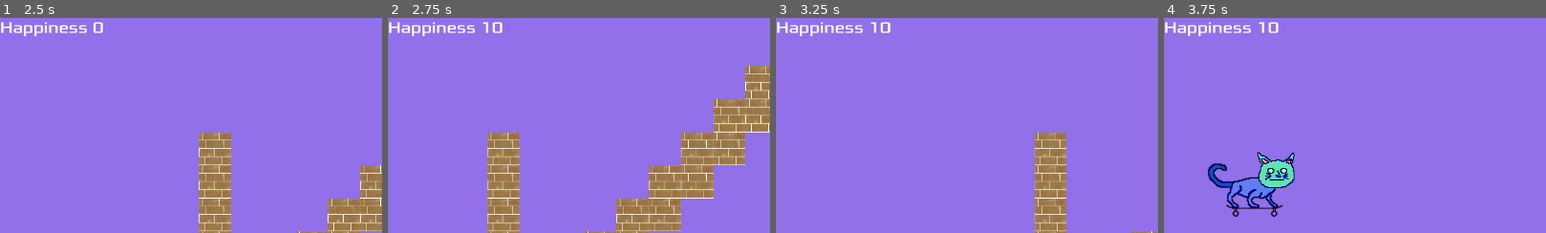
Above: before the commit, frames 1-4 (left to right).
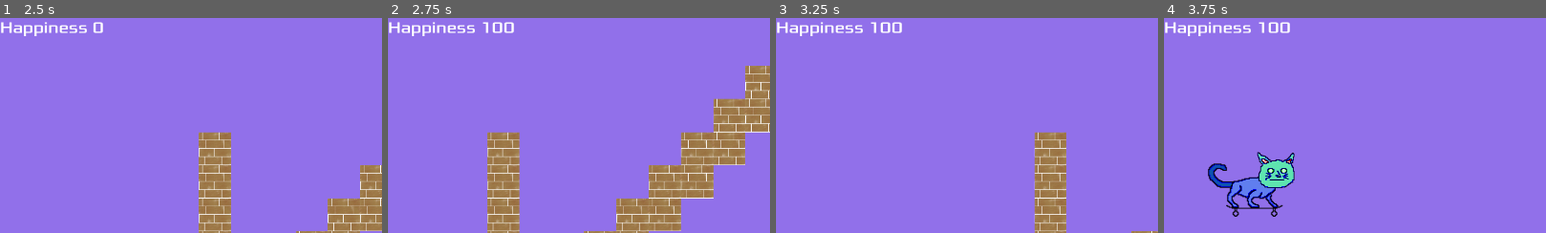
Above: after the commit, the same moments.

Repository: lfatton/UpsiJam22
Game: Godot game, scene res://Main.tscn
Same seed, same stepped clock (60 frames per second), same inputs: the game is played once before the commit and once after it.
Inputs (mouse positions are % of the whole screen's width and height, from its top left):
- Up to frame 1 (2.5 s): click "Play" at 0.5 s; tap Enter at 1.25 s; move the mouse to (45, 70) at 1.27 s; hold D (move_right) from 1.28 s (still down); click (45, 70) at 1.42 s; tap W (move_up) at 1.52, 2.27 s; move the mouse to (80, 65) at 2.02 s
- Up to frame 2 (2.75 s): keep holding D (move_right)
- Up to frame 3 (3.25 s): move the mouse to (20, 35) at 2.77 s; release D (move_right) at 2.78 s; hold A (move_left) from 2.78 s (still down)
- Up to frame 4 (3.75 s): keep holding A (move_left); move the mouse to (55, 50) at 3.52 s; click (55, 50) at 3.67 s
The pictures show only the part of the screen within x 0-50%, y 0-50%; the shares and areas given below are measured in that part.

Frame 1 is identical in both runs. In frame 2, less than 0.1% of the frame differs, in the area x 30-33%, y 1-8%; in frame 3, less than 0.1%; in frame 4, less than 0.1%.

Commit message:
happiness chaged to 100

Diff:
--- a/scripts/Chat.gd
+++ b/scripts/Chat.gd
@@ -6,7 +6,7 @@
 
 var jump_instance
 
-var happiness: int = 10
+var happiness: int = 100
 
 
 func _process(delta):
@@ -61,11 +61,11 @@
 
 
 func check_happiness():
-	if happiness >= 6:
+	if happiness >= 60:
 		$Tail.hide()
 		$RabaTail.hide()
 		$HappyTail.show()
-	elif happiness < 6 and happiness > 0:
+	elif happiness < 60 and happiness > 0:
 		$HappyTail.hide()
 		$RabaTail.hide()
 		$Tail.show()
--- a/scripts/actions/Jump.gd
+++ b/scripts/actions/Jump.gd
@@ -12,4 +12,4 @@
 			get_parent().velocity.x = jump_speed / 2
 		else:
 			get_parent().velocity.x = -jump_speed / 2
-			get_parent().happiness -= 1
+			get_parent().happiness -= 5
